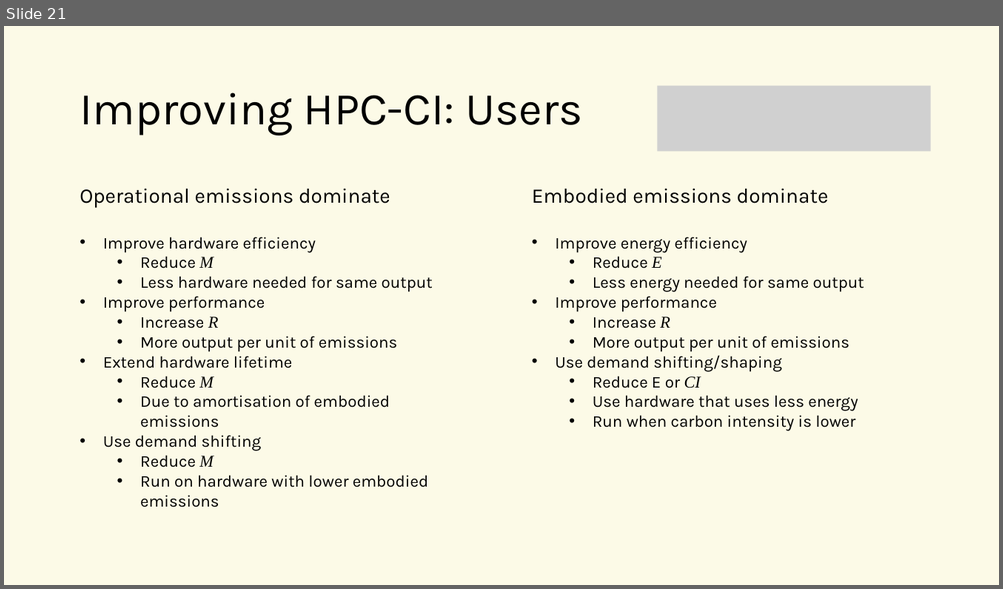
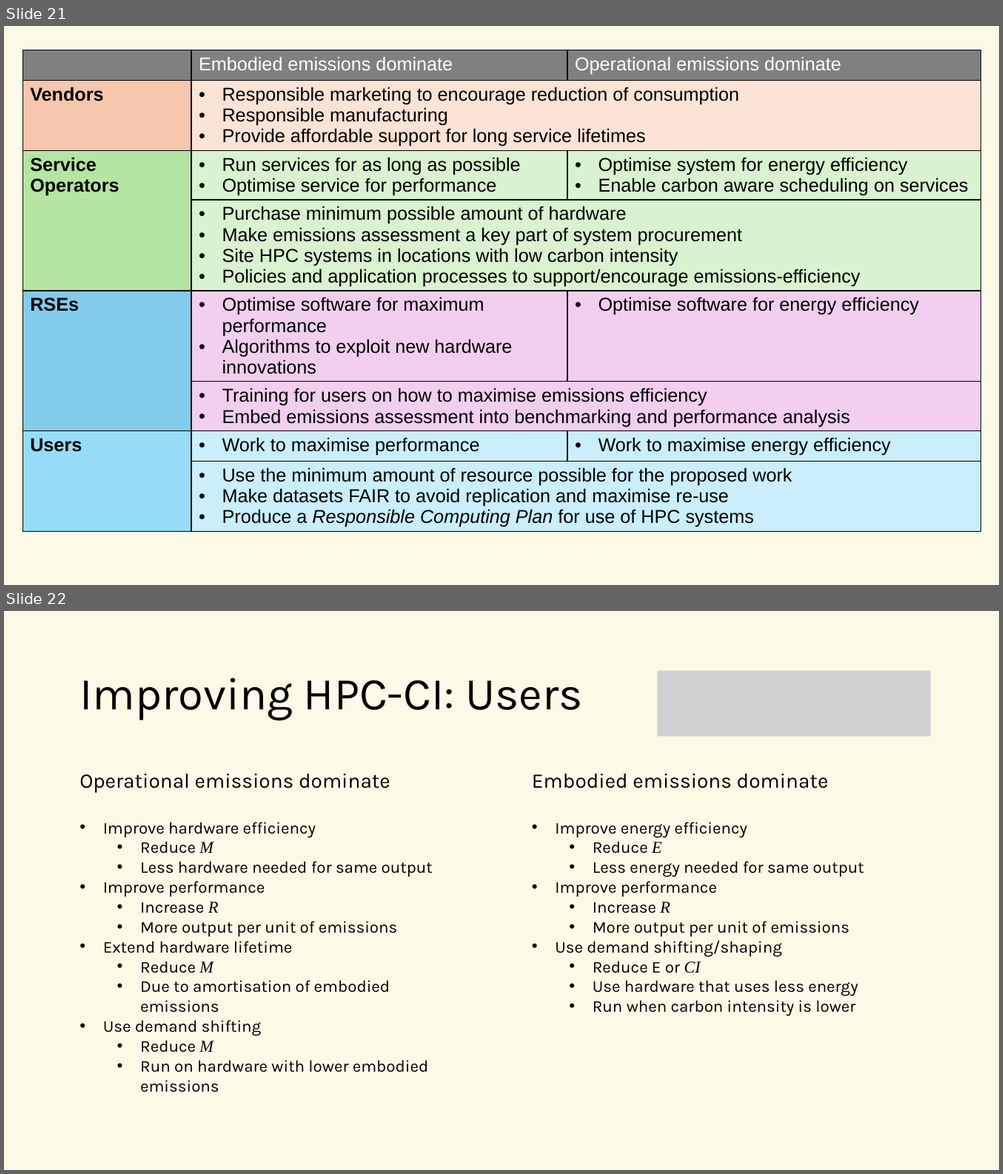
Before and after one commit to carpentries-incubator/green-software-hpc, a slide deck: instructors/L8-reducing-emissions.pptx. Shown one above the other, each under a label of ours: slide 21 before the commit, slides 21 and 22 after it. The pictures are 1003x589 and 1003x1174 pixels, drawn with LibreOffice and Linux fonts; fonts in the diff are those of the drawing; grey boxes stand for pictures. Boxes give left, top, right and bottom in pixels: in the first picture for what was removed or moved away, otherwise in the second. Text is boxed around its words. In the diff, an @@ line names an element or a change of style, - is before the commit and + after.

Commit message:
Bring presentations up to date

```diff
--- a/instructors/L8-reducing-emissions.pptx
+++ b/instructors/L8-reducing-emissions.pptx
@@ slide 21 added at <box>4,26,999,585</box>, background #FCFAE7 @@
@@ table added at <box>22,50,981,559</box>, 8 rows, 3 columns @@
+ | Embodied emissions dominate | Operational emissions dominate
+Vendors | Responsible marketing to encourage reduction of consumption / Responsible manufacturing / Provide affordable support for long service lifetimes | 
+Service Operators | Run services for as long as possible / Optimise service for performance | Optimise system for energy efficiency / Enable carbon aware scheduling on services
+ | Purchase minimum possible amount of hardware / Make emissions assessment a key part of system procurement / Site HPC systems in locations with low carbon intensity / Policies and application processes to support/encourage emissions-efficiency | 
+RSEs | Optimise software for maximum performance / Algorithms to exploit new hardware innovations | Optimise software for energy efficiency
+ | Training for users on how to maximise emissions efficiency / Embed emissions assessment into benchmarking and performance analysis | 
+Users | Work to maximise performance | Work to maximise energy efficiency
+ | Use the minimum amount of resource possible for the proposed work / Make datasets FAIR to avoid replication and maximise re-use / Produce a Responsible Computing Plan for use of HPC systems | 
@@ what was slide 21 is now slide 22 @@
```
Also in this commit, not shown: 6 other files.
